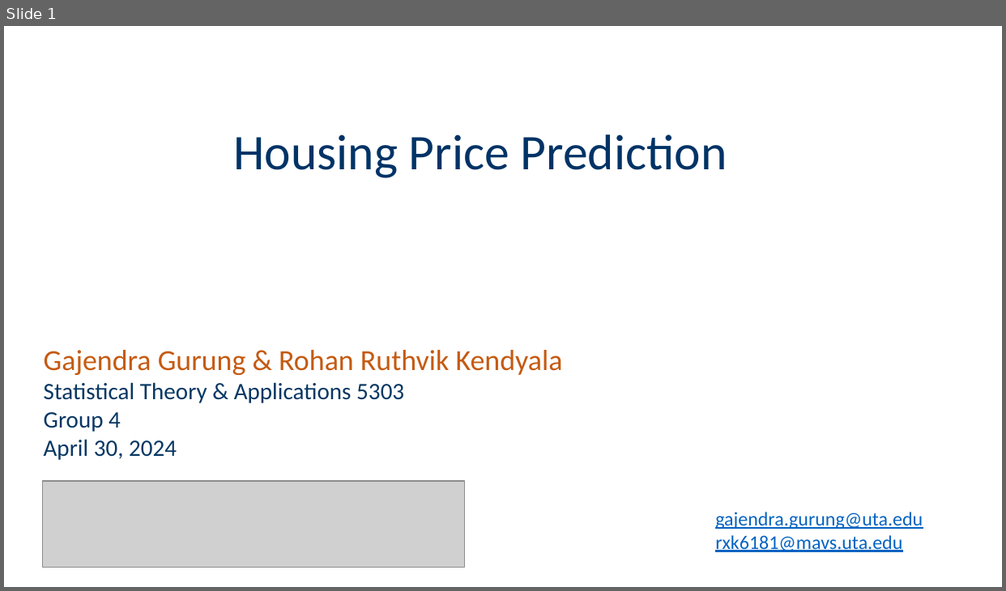
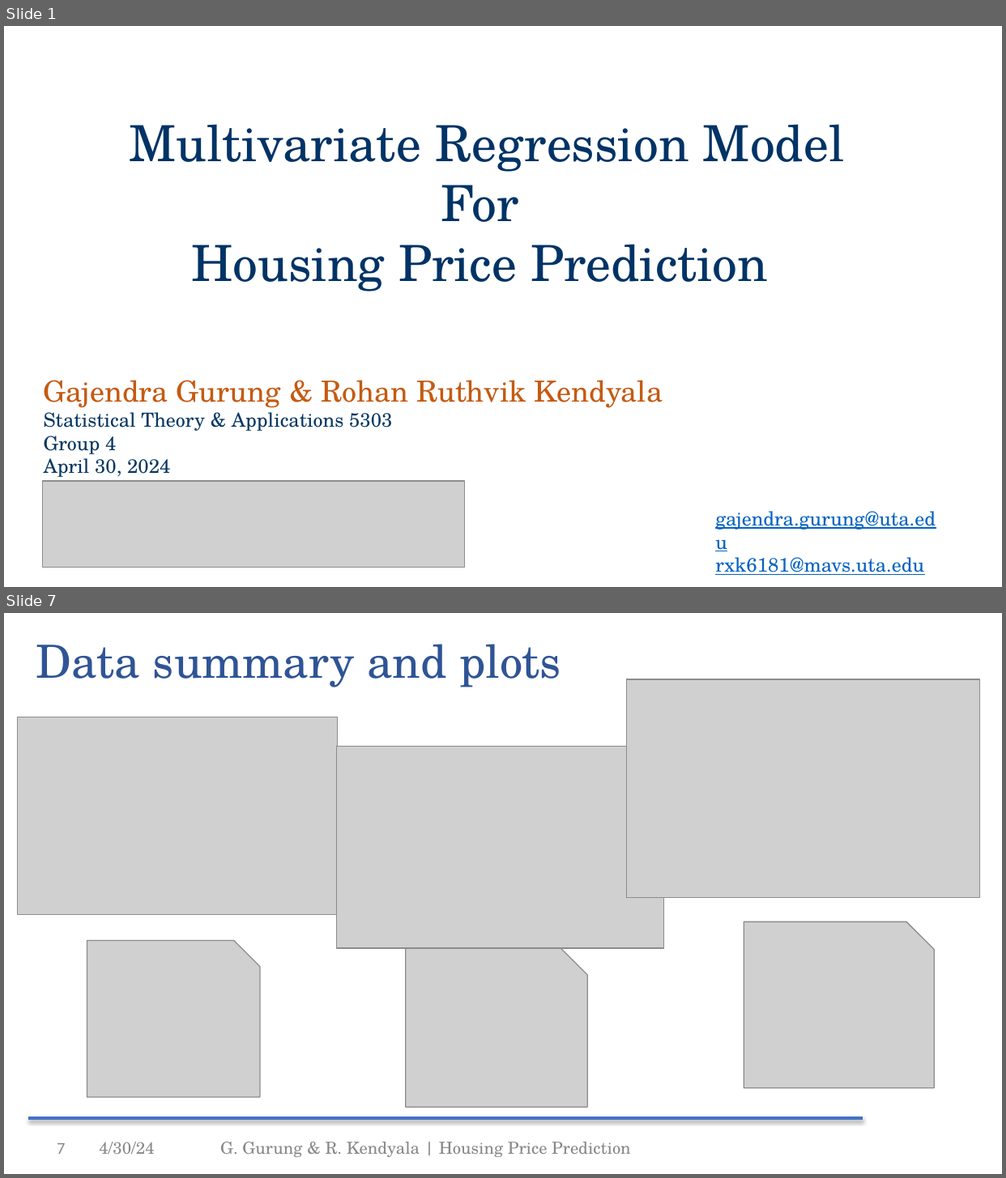
Before and after one commit to gajjugrg/asds_final, a slide deck: Group4_5303.pptx. Shown one above the other, each under a label of ours: slide 1 before the commit, slides 1 and 7 after it; the slides between them are not shown. The pictures are 1006x591 and 1006x1178 pixels, drawn with LibreOffice and Linux fonts; fonts in the diff are those of the drawing; grey boxes stand for pictures; background and template pictures are left out. Boxes give left, top, right and bottom in pixels: in the first picture for what was removed or moved away, otherwise in the second. Text is boxed around its words. In the diff, an @@ line names an element or a change of style, - is before the commit and + after.

Commit message:
updated slides and figures

```diff
--- a/Group4_5303.pptx
+++ b/Group4_5303.pptx
@@ slide 7 added at (x1=4, y1=613, x2=1002, y2=1174), background #FFFFFF @@
@@ title added at (x1=36, y1=644, x2=560, y2=688), 33 pt, text #2F5496 @@
+Data summary and plots
@@ picture added at (x1=627, y1=680, x2=980, y2=898) @@
@@ picture added at (x1=18, y1=717, x2=339, y2=914) @@
@@ picture added at (x1=336, y1=747, x2=663, y2=948) @@
@@ picture added at (x1=744, y1=922, x2=934, y2=1089) @@
@@ picture added at (x1=87, y1=940, x2=259, y2=1097) @@
@@ picture added at (x1=405, y1=948, x2=586, y2=1107) @@
@@ line added from (28, 1119) to (863, 1119), #4472C4 2 pt @@
@@ page number added at (x1=57, y1=1144, x2=65, y2=1154), 12 pt, text #888888 @@
+7
@@ text added at (x1=99, y1=1142, x2=154, y2=1154), 12 pt, text #888888 @@
+4/30/24
@@ text added at (x1=220, y1=1142, x2=631, y2=1157), 12 pt, text #888888 @@
+G. Gurung & R. Kendyala | Housing Price Prediction
@@ slide 1 changed as well @@
@@ text "Multivariate Regression Model For" moved from (x1=233, y1=135, x2=727, y2=178) to (x1=129, y1=124, x2=845, y2=292) @@
@@ text at (x1=129, y1=124, x2=845, y2=222): paragraph added @@
+Multivariate Regression Model For
@@ text at (x1=192, y1=244, x2=768, y2=292): font Calibri to TeX Gyre Schola in "Housing Price Prediction" @@
@@ text "Gajendra Gurung & Rohan Ruthvik ..." moved from (x1=44, y1=350, x2=563, y2=460) to (x1=44, y1=380, x2=663, y2=477) @@
@@ text "Gajendra Gurung & Rohan Ruthvik ..." at (x1=44, y1=380, x2=663, y2=477): font Calibri to TeX Gyre Schola; size 17 to 14 pt in "Statistical Theory & Applications 5303", "Group 4", "April 30, 2024" @@
@@ text "gajendra.gurung@uta.edu" at (x1=715, y1=511, x2=936, y2=575): font Calibri to TeX Gyre Schola @@
```
Also in this commit, not shown: 2 other slides changed, 8 other slides added, 4 slides removed, 30 other files.
